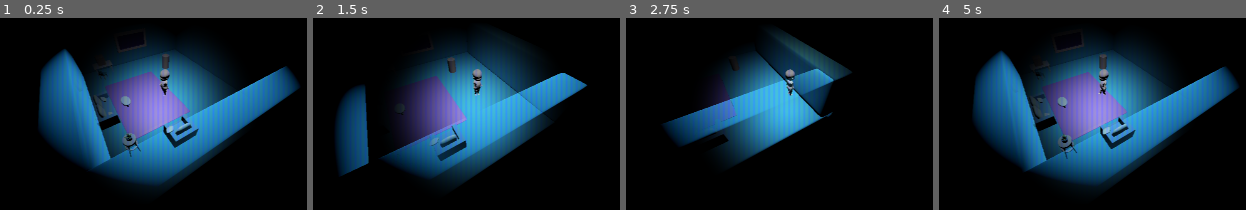
Above: before the commit, frames 1-4 (left to right).
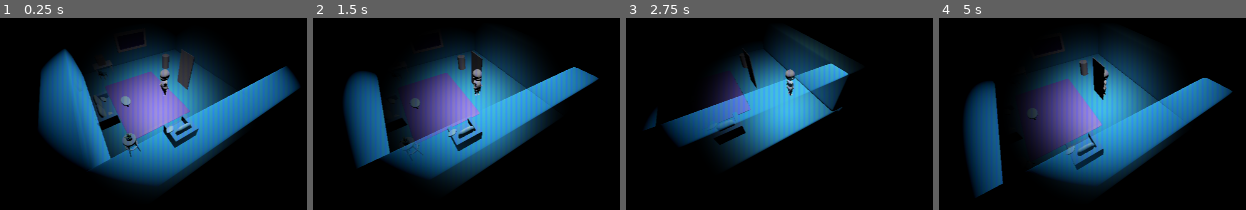
Above: after the commit, the same moments.

Repository: GenryMacros/Couple_Connection
Game: Godot game, scene res://main.tscn
The game is run twice, just before and just after one commit, with the same random seed, the same clock (stepped at 60 frames per second) and the same inputs.
Inputs:
- Up to frame 1 (0.25 s): no input
- Up to frame 2 (1.5 s): tap Enter (ui_accept) at 0.5, 1.35 s; hold D (right) 0.53-1.28 s; hold Enter (ui_accept) 0.53-1.28 s; hold S (backward) from 1.28 s (still down)
- Up to frame 3 (2.75 s): tap Enter (ui_accept) at 1.52, 1.82 s; release S (backward) at 2.03 s; hold D (right) from 2.03 s (still down); hold Enter (ui_accept) from 2.03 s (still down)
- Up to frame 4 (5 s): release D (right) at 2.78 s; release Enter (ui_accept) at 2.78 s; hold W (forward) 2.78-3.53 s; tap Enter (ui_accept) at 2.85, 3.02, 3.32, 4.35, 4.52, 4.82 s; hold Enter (ui_accept) 3.53-4.28 s; hold A (left) from 3.53 s (still down)

The runs differ from the first frame. In frame 1, 0.7% of the frame differs, in the area x 57-64%, y 16-38%; in frame 2, 10%; in frame 3, 6.1%; in frame 4, 19%, in the area x 8-98%, y 13-94%.

Commit message:
pc prototype

Diff:
--- a/Characters/Player.tscn
+++ b/Characters/Player.tscn
@@ -14,7 +14,8 @@
 transform = Transform3D(-4.37114e-08, 0, 1, 0, 1, 0, -1, 0, -4.37114e-08, 0.0146589, 0, 0.0485203)
 
 [node name="PlayerInteractionArea" parent="PlayerInteractionAreaPosition" index="0"]
-transform = Transform3D(2.21238, 0, 0, 0, 1, 0, 0, 0, 1.43602, -1.66907, 0, 0.319141)
+transform = Transform3D(2.21238, 0, 7.10543e-15, 0, 1, 0, 0, 0, 1.43602, -1.66907, 0, 0.319141)
+disable_mode = 2
 
 [node name="CollisionShape3D" parent="PlayerInteractionAreaPosition/PlayerInteractionArea" index="0"]
 transform = Transform3D(1, 0, 0, 0, 1, 0, 0, 0, 1, 1.01916, 1.73158, -0.24711)
--- a/Environment/Imported/pc.tscn
+++ b/Environment/Imported/pc.tscn
@@ -1,10 +1,13 @@
-[gd_scene load_steps=3 format=3 uid="uid://4ija24cqmm7j"]
+[gd_scene load_steps=4 format=3 uid="uid://4ija24cqmm7j"]
+
+[ext_resource type="Script" path="res://Scripts/Environment/pc.gd" id="1_wvgsf"]
 
 [sub_resource type="BoxMesh" id="BoxMesh_kj1mi"]
 
 [sub_resource type="BoxShape3D" id="BoxShape3D_7i12x"]
 
 [node name="Pc" type="Node3D"]
+script = ExtResource("1_wvgsf")
 
 [node name="MeshInstance3D" type="MeshInstance3D" parent="."]
 mesh = SubResource("BoxMesh_kj1mi")
--- /dev/null
+++ b/NotesAndInteractions/World/pc_display.tscn
@@ -0,0 +1,75 @@
+[gd_scene load_steps=5 format=3 uid="uid://cxf7ahxfy4t34"]
+
+[ext_resource type="Shader" path="res://Scripts/Shaders/analog.gdshader" id="1_bhakg"]
+[ext_resource type="Script" path="res://Scripts/Environment/pc_display_ui_control.gd" id="1_ef1eq"]
+
+[sub_resource type="ShaderMaterial" id="ShaderMaterial_q6cmc"]
+shader = ExtResource("1_bhakg")
+shader_parameter/crt_brightness = 0.165
+shader_parameter/crt_ghost = 5.09
+shader_parameter/crt_grid = 0.32
+shader_parameter/crt_white_noise = 0.465
+shader_parameter/crt_curve = 0.0
+
+[sub_resource type="Theme" id="Theme_xjpgd"]
+default_font_size = 220
+
+[node name="PcDisplay" type="Control"]
+layout_mode = 3
+anchors_preset = 15
+anchor_right = 1.0
+anchor_bottom = 1.0
+grow_horizontal = 2
+grow_vertical = 2
+script = ExtResource("1_ef1eq")
+
+[node name="PcDisplay" type="ColorRect" parent="."]
+material = SubResource("ShaderMaterial_q6cmc")
+layout_mode = 1
+anchors_preset = 15
+anchor_right = 1.0
+anchor_bottom = 1.0
+grow_horizontal = 2
+grow_vertical = 2
+color = Color(0, 0, 0, 1)
+
+[node name="Control" type="Control" parent="PcDisplay"]
+anchors_preset = 0
+offset_right = 40.0
+offset_bottom = 40.0
+
+[node name="TextEdit1" type="TextEdit" parent="PcDisplay/Control"]
+layout_mode = 0
+offset_left = 427.0
+offset_top = 329.0
+offset_right = 564.0
+offset_bottom = 646.0
+theme = SubResource("Theme_xjpgd")
+text = "0"
+
+[node name="TextEdit2" type="TextEdit" parent="PcDisplay/Control"]
+layout_mode = 0
+offset_left = 702.0
+offset_top = 327.0
+offset_right = 839.0
+offset_bottom = 644.0
+theme = SubResource("Theme_xjpgd")
+text = "0"
+
+[node name="TextEdit3" type="TextEdit" parent="PcDisplay/Control"]
+layout_mode = 0
+offset_left = 989.0
+offset_top = 326.0
+offset_right = 1126.0
+offset_bottom = 643.0
+theme = SubResource("Theme_xjpgd")
+text = "0"
+
+[node name="TextEdit4" type="TextEdit" parent="PcDisplay/Control"]
+layout_mode = 0
+offset_left = 1279.0
+offset_top = 329.0
+offset_right = 1416.0
+offset_bottom = 646.0
+theme = SubResource("Theme_xjpgd")
+text = "0"
--- a/Scripts/Dialogs/Dialog_Player.gd
+++ b/Scripts/Dialogs/Dialog_Player.gd
@@ -16,12 +16,11 @@
 var is_in_progress = false;
 var type_character_speed = .1;
 
-# Called when the node enters the scene tree for the first time.
+
 func _ready():
 	background.visible = false;
 	dialogs = load_dialogs();
 	NotesAndInteractionService.display_dialog.connect(on_display_dialog);
-
 
 
 func load_dialogs():
--- /dev/null
+++ b/Scripts/Environment/pc.gd
@@ -0,0 +1,35 @@
+extends Node3D
+
+
+var is_player_in_area = false
+var is_usable = true
+@export var connected_door: Node3D
+@export var pc_display: Control
+@onready var area_3d = $MeshInstance3D/Area3D
+
+
+func _ready():
+	area_3d.body_entered.connect(body_entered)
+	area_3d.body_exited.connect(body_exited)
+	pc_display.correct_pass_entered.connect(pass_entered)
+
+
+func body_entered(other_body: Node3D):
+	if other_body.name == "Player":
+		is_player_in_area = true
+
+
+func body_exited(other_body: Node3D):
+	if other_body.name == "Player":
+		is_player_in_area = false
+
+
+func pass_entered():
+	is_usable = false
+	connected_door.open()
+
+
+func _input(event):
+	if event.is_action_pressed("ui_accept") and is_usable:
+		if is_player_in_area:
+			pc_display.activate()
--- /dev/null
+++ b/Scripts/Environment/pc_display_ui_control.gd
@@ -0,0 +1,59 @@
+extends Control
+
+signal correct_pass_entered();
+signal pc_exit();
+
+var correct_pass = "1987"
+var is_active = false
+@onready var pass_slots: Array[TextEdit] = [
+	$PcDisplay/Control/TextEdit1,
+	$PcDisplay/Control/TextEdit2,
+	$PcDisplay/Control/TextEdit3,
+	$PcDisplay/Control/TextEdit4
+]
+var current_pass_slot = 0
+
+
+func _input(event):
+	if is_active:
+		if event.is_pressed():
+			if event.is_action("Exit"):
+				pc_exit.emit()
+				is_active = false
+				visible = false
+				return
+
+			var event_as_test: String = event.as_text()
+			if event_as_test.is_valid_int():
+				fill_next_pass_slot(event_as_test)
+
+
+func fill_next_pass_slot(content: String):
+	pass_slots[current_pass_slot].text = content
+	current_pass_slot += 1
+	if current_pass_slot == len(pass_slots):
+		check_entered_pass()
+		return
+
+
+func check_entered_pass():
+	var entered_pass = ''
+	for slot in pass_slots:
+		entered_pass += slot.text
+	if entered_pass == correct_pass:
+		correct_pass_entered.emit()
+		visible = false
+		make_slots_empty()
+	else:
+		make_slots_empty()
+
+
+func make_slots_empty():
+	for slot in pass_slots:
+		slot.text = "0"
+	current_pass_slot = 0
+
+
+func activate():
+	is_active = true
+	visible = true
--- a/Scripts/Player/player_sc.gd
+++ b/Scripts/Player/player_sc.gd
@@ -3,6 +3,7 @@
 
 var SPEED = ProjectSettings.get_setting("Player/speed")
 var gravity = ProjectSettings.get_setting("World/gravity")
+var is_stopped = false
 @onready var camera_point = $camera_point
 @onready var couple_character = $visuals/couple_character/AnimationPlayer
 @onready var visuals = $visuals
@@ -11,9 +12,12 @@
 
 func _ready():
 	GameManager.set_player(self)
+	Input.set_mouse_mode(Input.MOUSE_MODE_HIDDEN)
 
 
 func _physics_process(delta):
+	if is_stopped:
+		return
 
 	if not is_on_floor():
 		velocity.y -= gravity * delta
--- a/main.tscn
+++ b/main.tscn
@@ -6,6 +6,7 @@
 [ext_resource type="PackedScene" uid="uid://co7ga5viqxnk" path="res://NotesAndInteractions/Dialogues/interaction_controller.tscn" id="2_neh0s"]
 [ext_resource type="PackedScene" uid="uid://b2i8tmpnfqoyf" path="res://Characters/camera_rig.tscn" id="3_5dclv"]
 [ext_resource type="Texture2D" uid="uid://1i5xjdxabbgg" path="res://NotesAndInteractions/Dialogues/resource/Ruby.png" id="3_cqf11"]
+[ext_resource type="PackedScene" uid="uid://cxf7ahxfy4t34" path="res://NotesAndInteractions/World/pc_display.tscn" id="4_rf74g"]
 [ext_resource type="PackedScene" uid="uid://bci0ardhy0y4e" path="res://NotesAndInteractions/World/interaction_area.tscn" id="6_sjel4"]
 [ext_resource type="PackedScene" uid="uid://cra4bso80oc30" path="res://Environment/Imported/Floor/room_block.tscn" id="8_y1de4"]
 [ext_resource type="PackedScene" uid="uid://b1cqgrbtducyf" path="res://Environment/Imported/Floor/room_block_opaque.tscn" id="9_x8v6r"]
@@ -20,6 +21,7 @@
 [ext_resource type="PackedScene" uid="uid://c0tsq1orbltdl" path="res://Environment/Imported/Room/Cylinder.glb" id="18_0fldr"]
 [ext_resource type="PackedScene" uid="uid://c31sr1atp6es6" path="res://Environment/Imported/Room/Clock.glb" id="19_30it2"]
 [ext_resource type="PackedScene" uid="uid://4ija24cqmm7j" path="res://Environment/Imported/pc.tscn" id="20_gm3ur"]
+[ext_resource type="PackedScene" uid="uid://fe8kcl1klpdp" path="res://Environment/Imported/Door/door_mock.tscn" id="22_tt4k0"]
 
 [sub_resource type="ProceduralSkyMaterial" id="ProceduralSkyMaterial_d4mk8"]
 sky_horizon_color = Color(0.64625, 0.65575, 0.67075, 1)
@@ -56,6 +58,9 @@
 
 [node name="Background" parent="InteractionController/VBoxContainer" index="1"]
 texture = ExtResource("3_cqf11")
+
+[node name="PcDisplay" parent="InteractionController" instance=ExtResource("4_rf74g")]
+visible = false
 
 [node name="WorldEnvironment" type="WorldEnvironment" parent="."]
 environment = SubResource("Environment_nrash")
@@ -139,8 +144,13 @@
 [node name="Clock2" parent="Environment" instance=ExtResource("19_30it2")]
 transform = Transform3D(2, 0, 0, 0, -8.74228e-08, -2, 0, 2, -8.74228e-08, -0.209828, 6.53534, -3.8281)
 
-[node name="Pc" parent="." instance=ExtResource("20_gm3ur")]
+[node name="Pc" parent="." node_paths=PackedStringArray("connected_door", "pc_display") instance=ExtResource("20_gm3ur")]
 transform = Transform3D(1, 0, 0, 0, 1, 0, 0, 0, 1, 7.50922, 4.34117, -1.09978)
+connected_door = NodePath("../DoorMock")
+pc_display = NodePath("../InteractionController/PcDisplay")
+
+[node name="DoorMock" parent="." instance=ExtResource("22_tt4k0")]
+transform = Transform3D(1, 0, 0, 0, 1, 0, 0, 0, 1, -0.918936, 4.83881, 6.37311)
 
 [editable path="InteractionController"]
 [editable path="StaticBody3D/InteractionArea"]
--- a/project.godot
+++ b/project.godot
@@ -57,6 +57,11 @@
 "events": [Object(InputEventKey,"resource_local_to_scene":false,"resource_name":"","device":-1,"window_id":0,"alt_pressed":false,"shift_pressed":false,"ctrl_pressed":false,"meta_pressed":false,"pressed":false,"keycode":0,"physical_keycode":68,"key_label":0,"unicode":100,"echo":false,"script":null)
 ]
 }
+Exit={
+"deadzone": 0.5,
+"events": [Object(InputEventKey,"resource_local_to_scene":false,"resource_name":"","device":-1,"window_id":0,"alt_pressed":false,"shift_pressed":false,"ctrl_pressed":false,"meta_pressed":false,"pressed":false,"keycode":0,"physical_keycode":4194305,"key_label":0,"unicode":0,"echo":false,"script":null)
+]
+}
 
 [internationalization]
 
Not shown: 1 places in main.tscn that only renumber resources
